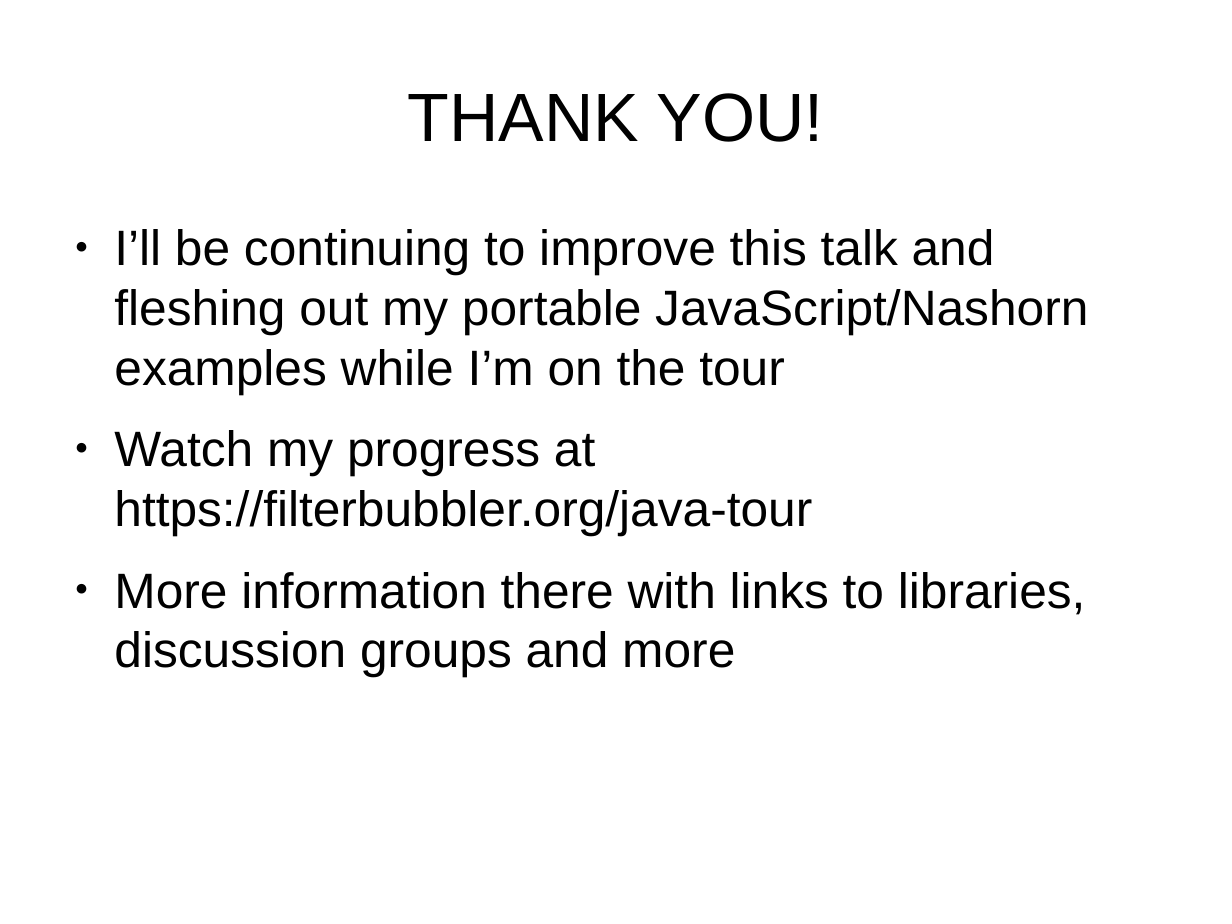
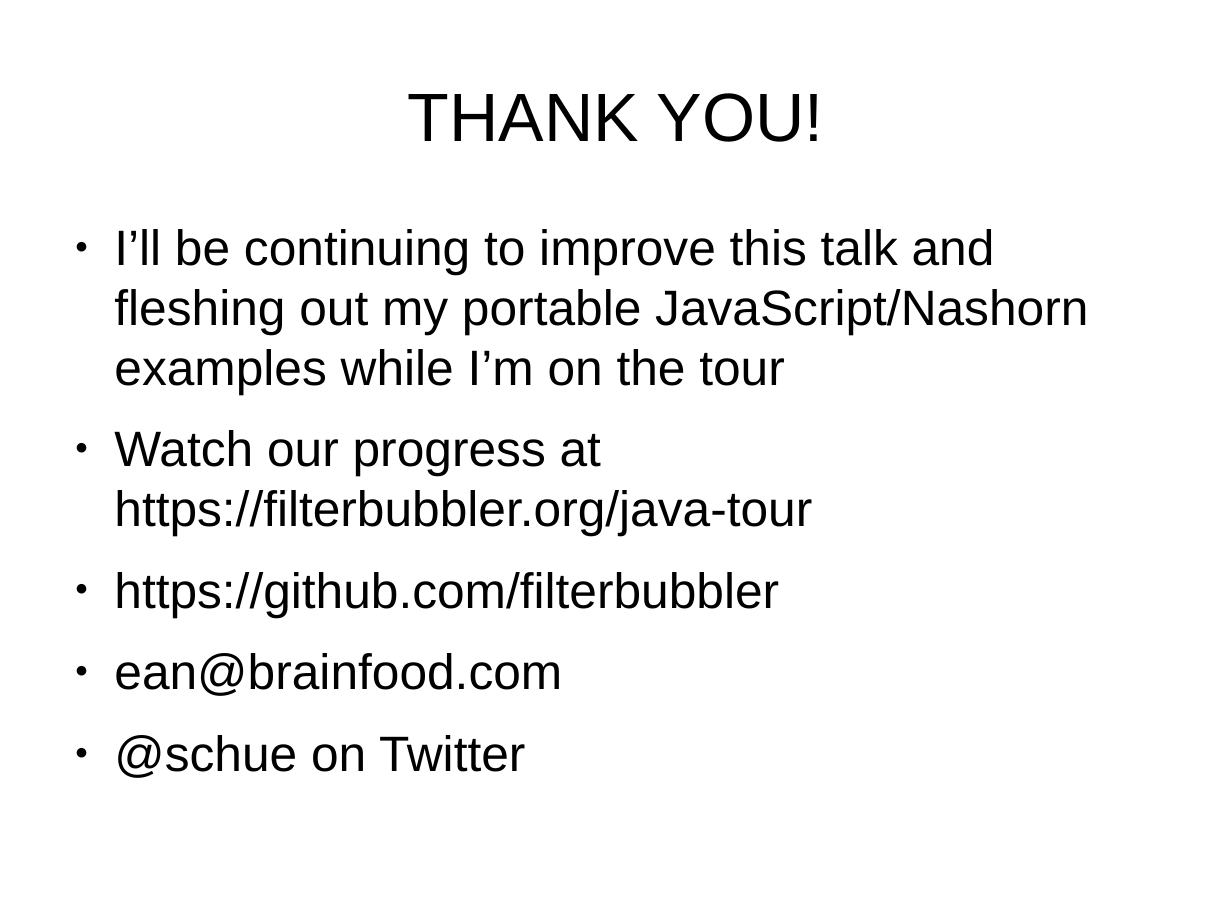
Before and after one commit to filterbubbler/java-tour-slides, a slide deck: slide 21 of java-talk.odp. Drawn at 1232x924 pixels with LibreOffice and Linux fonts; fonts in the diff are those of the drawing. Boxes give left, top, right and bottom in pixels: in the first picture for what was removed or moved away, otherwise in the second. Text is boxed around its words. In the diff, an @@ line names an element or a change of style, - is before the commit and + after.

Commit message:
Improve contact info

```diff
--- a/java-talk.odp
+++ b/java-talk.odp
@@ text at (114,430,812,778): text changed @@
-● Watch my progress at https://filterbubbler.org/java-tour
-● More information there with links to libraries, discussion groups and more
+● Watch our progress at https://filterbubbler.org/java-tour
+● https://github.com/filterbubbler
+● ean@brainfood.com
+● @schue on Twitter
```
